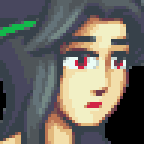
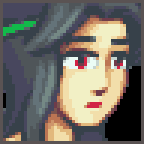
Layers edited between the first and the second 144×144 image:
added layer "Layer 2" above "Background" over [0, 0, 144, 144]
